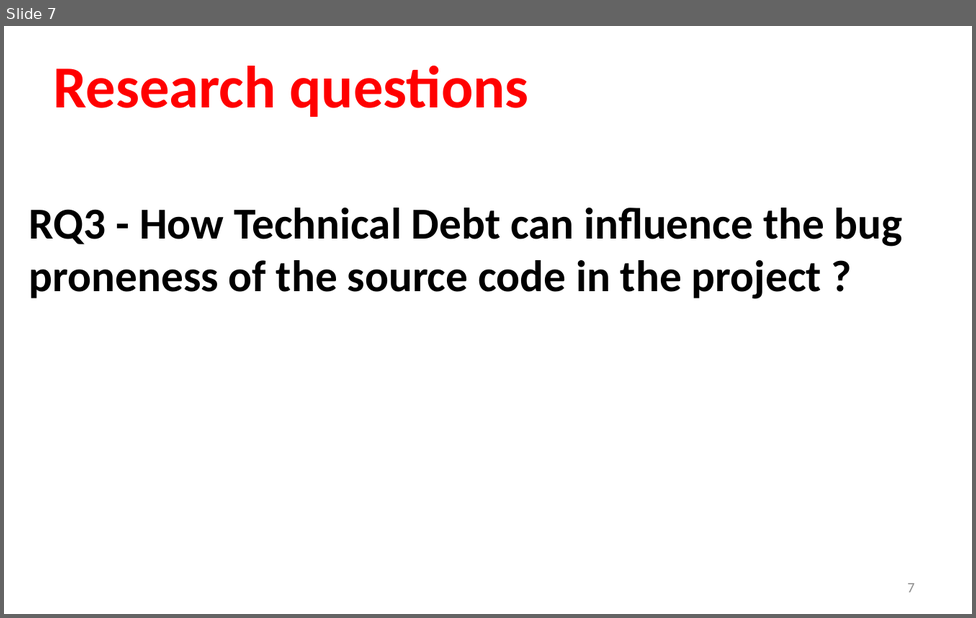
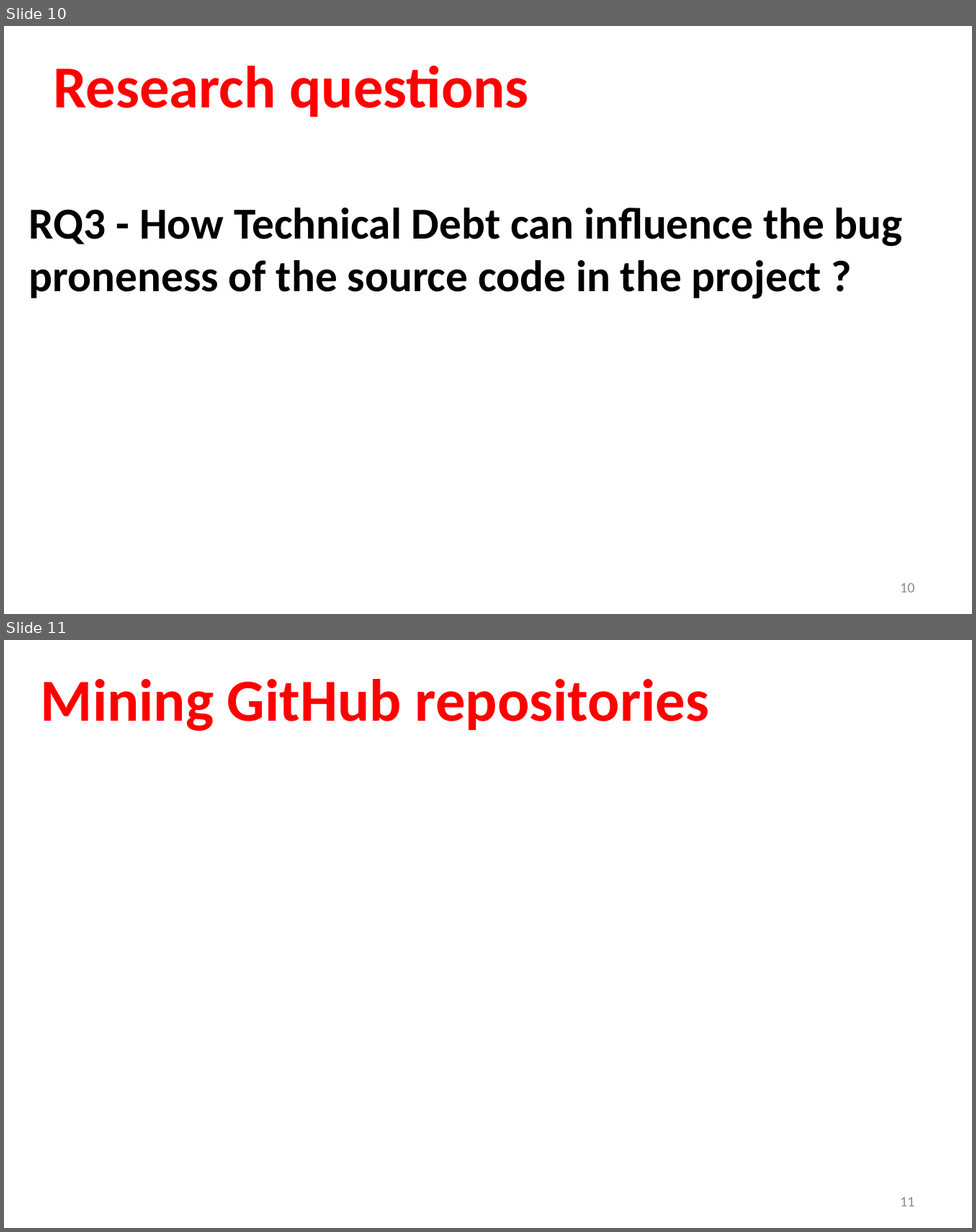
Before and after one commit to sshishe/js-evolution, a slide deck: presentation.pptx. Shown one above the other, each under a label of ours: slide 7 before the commit, slides 10 and 11 after it. The pictures are 976x618 and 976x1232 pixels, drawn with LibreOffice and Linux fonts; fonts in the diff are those of the drawing. Boxes give left, top, right and bottom in pixels: in the first picture for what was removed or moved away, otherwise in the second. Text is boxed around its words. In the diff, an @@ line names an element or a change of style, - is before the commit and + after.

```diff
--- a/presentation.pptx
+++ b/presentation.pptx
@@ slide 11 added at (x1=4, y1=640, x2=972, y2=1228), background #FFFFFF @@
@@ title added at (x1=41, y1=679, x2=709, y2=731), 62 pt, text #FF0000, bold @@
+Mining GitHub repositories
@@ page number added at (x1=900, y1=1197, x2=914, y2=1206), 15 pt, text #8C8C8C @@
+11
@@ what was slide 7 is now slide 10 @@
@@ page number at (x1=900, y1=583, x2=914, y2=592): text changed @@
-7
+10
```
Also in this commit, not shown: 1 slide changed, 3 other slides added, 4 slides removed.
